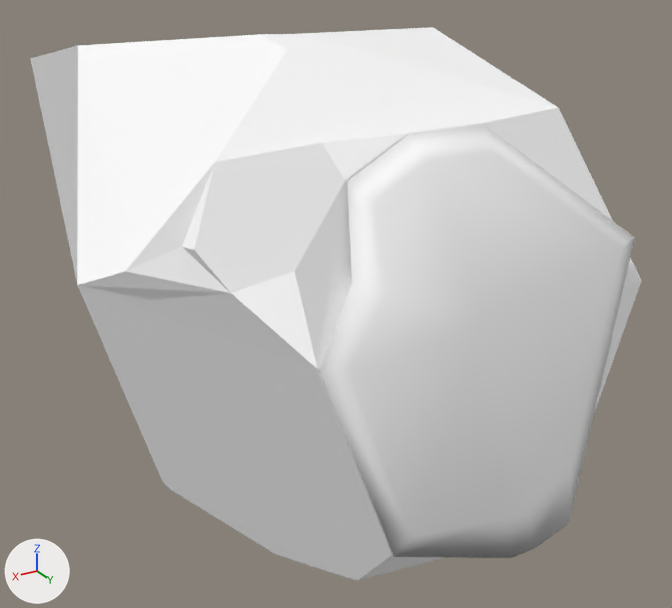
Two versions of the glTF model assets/models/rock_moss_spire.glb, one commit apart.
Both versions are drawn from a camera (50 mm lens) standing at (0.53, 0.861, 0.748) and looking at (0.008, -0.008, 0.314). Every picture has the same lights, and +X, +Y and +Z are marked at lower left. The older version comes first. Vertices at exactly the same position are counted once.

The first picture shows 'rock_export'.
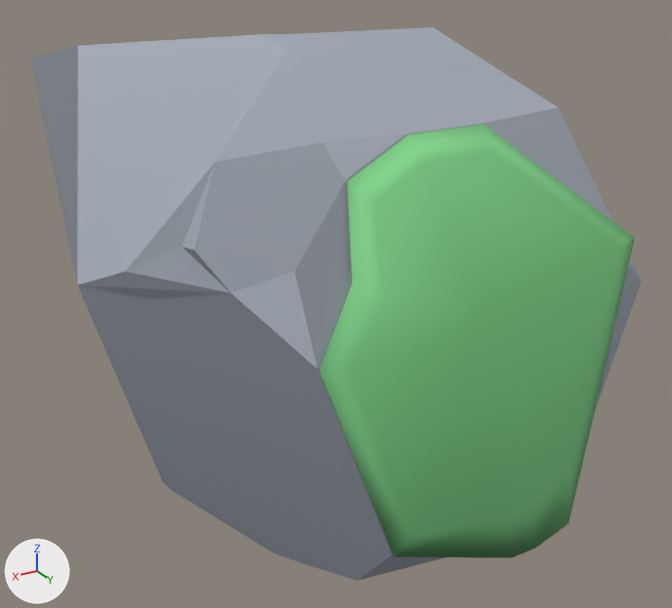
Pixel boxes [x1, y1, x2, y2] of what changed, in the pictures (672 x 608 px):
```json
{"part": 1, "of": "me_rbg3_gradient_0", "change": "recoloured", "before": [30, 27, 642, 581], "after": [30, 27, 642, 581], "on screen": "white to grey"}
{"part": 2, "of": "me_rbg3_gradient_0", "change": "recoloured", "before": [319, 124, 635, 558], "after": [319, 124, 635, 558], "on screen": "white to green"}
```

Scene script edits in JSON lines:
```json
{"block": "me_rbg3_gradient_0", "where": "me_rbg3_gradient_0.from_pydata(...)  # 76 vertices, 144 faces; spans x -0.309..0.309, y -0.264..0.264, z 0.0..0.617"}
{"block": "me_rbg3_gradient_0", "where": "# used by ob_rock_export; location = (0.0, 0.0, 0.0)"}
{"block": "me_rbg3_gradient_0", "change": "me_rbg3_gradient_0 part 1: 104 faces centred in x -0.282..0.276, y -0.264..0.243, z 0.0..0.613 are repainted in the vertex colours; the middle colour goes from white #ffffff to grey #9ba2ac"}
{"block": "me_rbg3_gradient_0", "change": "me_rbg3_gradient_0 part 2: 40 faces centred in x -0.224..0.142, y 0.167..0.263, z 0.123..0.544 are repainted in the vertex colours; the middle colour goes from white #ffffff to green #80d289"}
```
